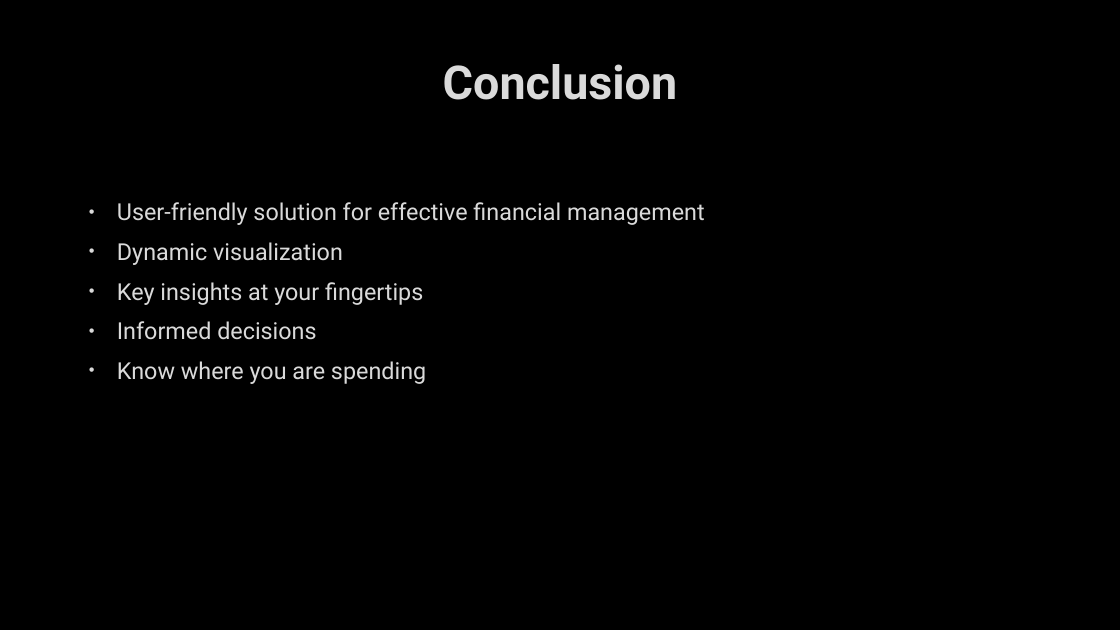
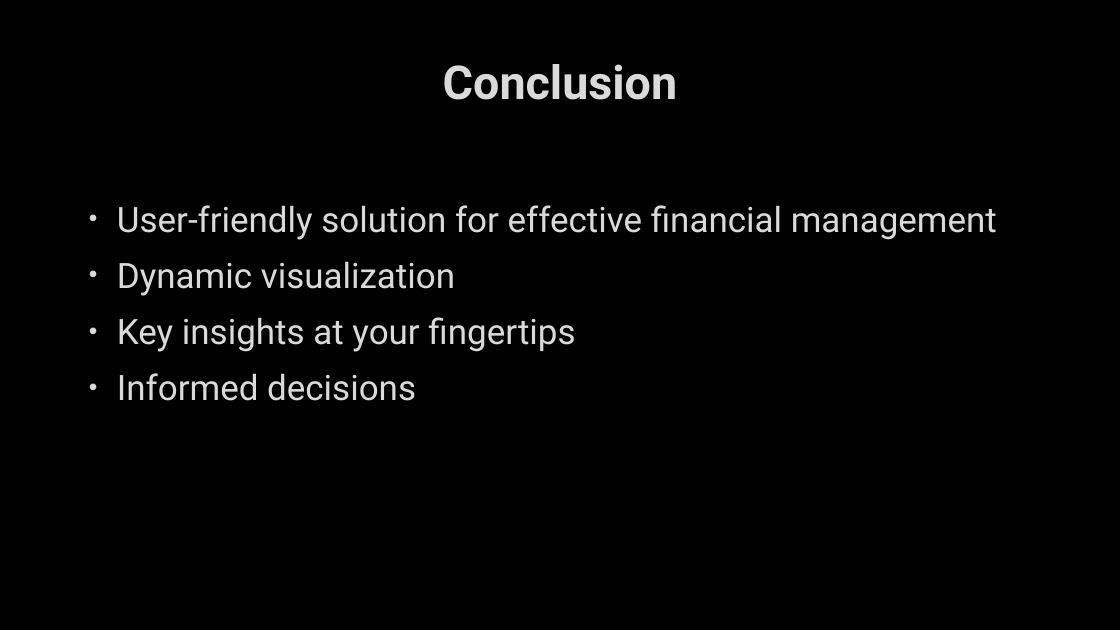
Before and after one commit to Vijaiey88/Scifor_Technologies_Work, a slide deck: slide 10 of Project1/Expense_tracker/Project1.pptx. Drawn at 1120x630 pixels with LibreOffice and Linux fonts; fonts in the diff are those of the drawing; background and template pictures are left out. Boxes give left, top, right and bottom in pixels: in the first picture for what was removed or moved away, otherwise in the second. Text is boxed around its words. In the diff, an @@ line names an element or a change of style, - is before the commit and + after.

Commit message:
PPT

```diff
--- a/Project1/Expense_tracker/Project1.pptx
+++ b/Project1/Expense_tracker/Project1.pptx
@@ text "User-friendly solution for effective financial ..." at (117,205,997,401): size 20 to 30 pt; more space between paragraphs @@
@@ text at (117,361,426,384): paragraph removed @@
-• Know where you are spending
```
Also in this commit, not shown: 1 other slide changed.
